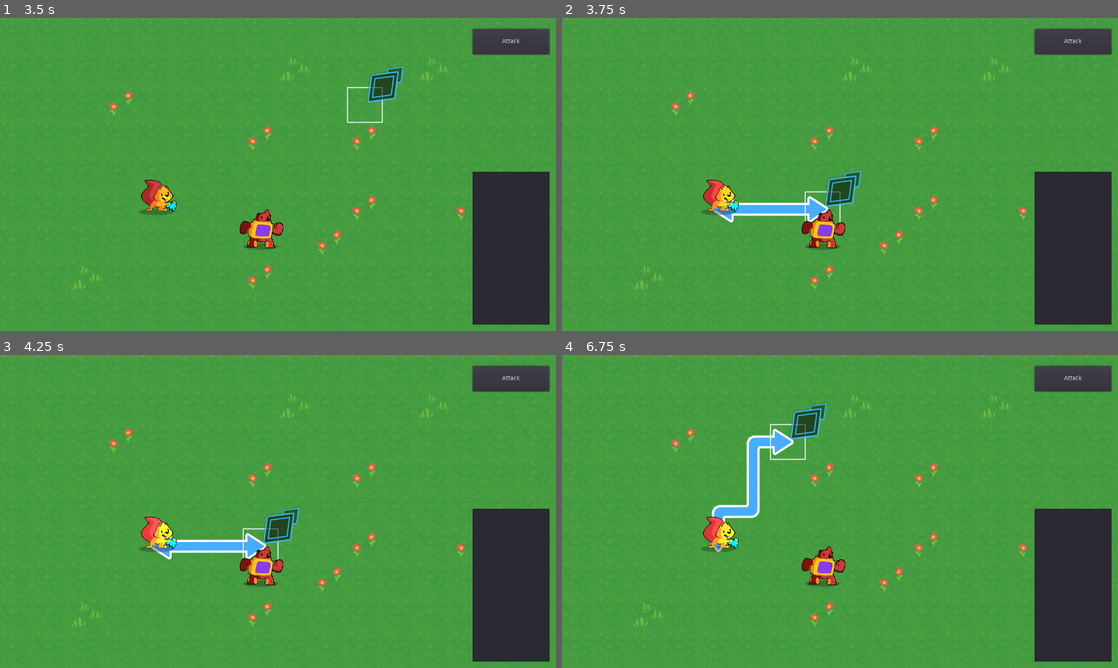
Above: before the commit, frames 1-4 (two rows, left to right).
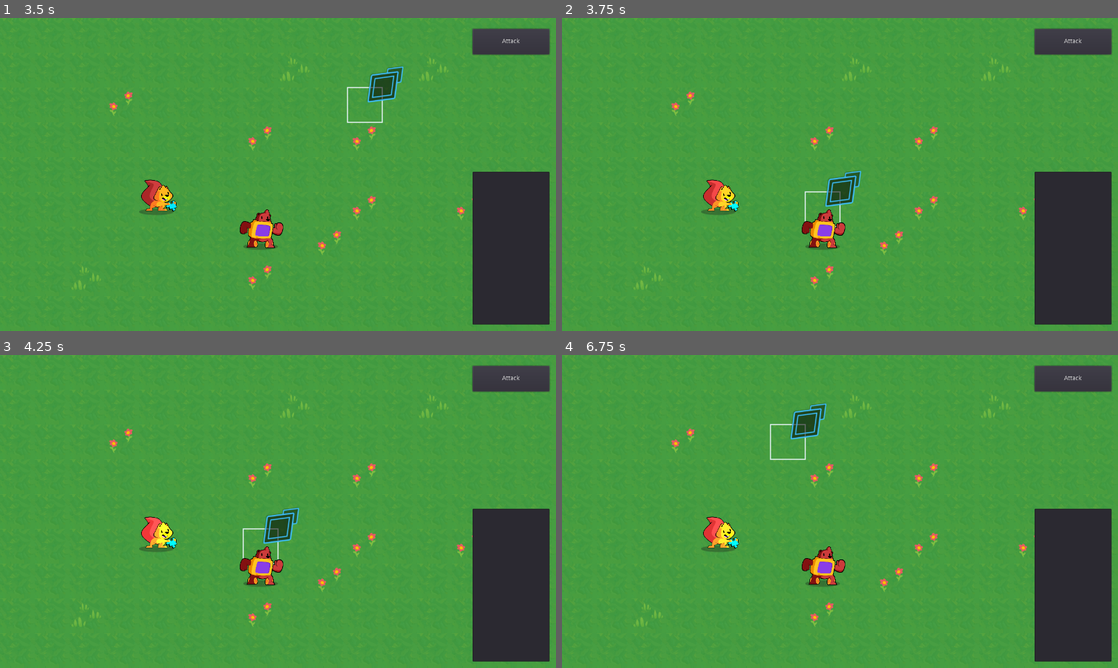
Above: after the commit, the same moments.

Repository: Zemeio/necromancy
Game: Godot game, scene res://Main.tscn
Same seed, same stepped clock (60 frames per second), same inputs: the game is played once before the commit and once after it.
Inputs (mouse positions are in pixels of both pictures, inside the frame that each line leads up to):
- Up to frame 1 (3.5 s): tap Enter (ui_accept) at 0.5, 0.77, 1.25, 1.52, 2.75 s; move the mouse to (400, 158) at 0.52 s; press the mouse at (400, 158) at 0.53 s; hold Right (ui_right) 0.53-1.28 s; move the mouse to (166, 190) at 1.27 s; release the mouse at (166, 190) at 1.28 s; hold Down (ui_down) 1.28-2 s; click (166, 190) at 1.35 s; click "Attack" at 2 s; move the mouse to (333, 105) at 2.77 s; press the mouse at (333, 105) at 2.78 s; hold Right (ui_right) from 2.78 s (still down)
- Up to frame 2 (3.75 s): tap Enter (ui_accept) at 3.5 s; move the mouse to (812, 237) at 3.52 s; release Right (ui_right) at 3.53 s; release the mouse at (812, 237) at 3.53 s; hold Up (ui_up) from 3.53 s (still down); click (812, 237) at 3.6 s
- Up to frame 3 (4.25 s): keep holding Up (ui_up); tap Enter (ui_accept) at 3.77 s
- Up to frame 4 (6.75 s): tap Enter (ui_accept) at 4.25, 4.52, 5, 5.27 s; move the mouse to (1006, 558) at 4.27 s; release Up (ui_up) at 4.28 s; press the mouse at (1006, 558) at 4.28 s; hold Left (ui_left) 4.28-5.78 s; move the mouse to (673, 464) at 5.02 s; release the mouse at (673, 464) at 5.03 s; click (673, 464) at 5.1 s; move the mouse to (867, 511) at 5.77 s; press the mouse at (867, 511) at 5.78 s; hold Down (ui_down) 5.78-6.53 s; move the mouse to (756, 433) at 6.52 s; release the mouse at (756, 433) at 6.53 s; hold Right (ui_right) from 6.53 s (still down); click (756, 433) at 6.6 s

Frame 1 is identical in both runs. In frame 2, 0.9% of the frame differs, in the area x 27-48%, y 56-66%; in frame 3, 0.9%; in frame 4, 1.2%, in the area x 26-42%, y 23-64%.

Commit message:
Fix bug where cursor would still use walking range to show attacking path

Diff:
--- a/GameBoard/GameBoard.gd
+++ b/GameBoard/GameBoard.gd
@@ -184,4 +184,5 @@
 
 	_targetable_cells = get_attackable_cells(_active_unit, _active_unit.UnitInfo.main_attack)
 	_unit_overlay.draw(_targetable_cells, _unit_overlay.TILE_TYPE.ATTACK)
+	_unit_path.initialize([_active_unit.cell] + _targetable_cells)
 	selected_action = Action.attack
